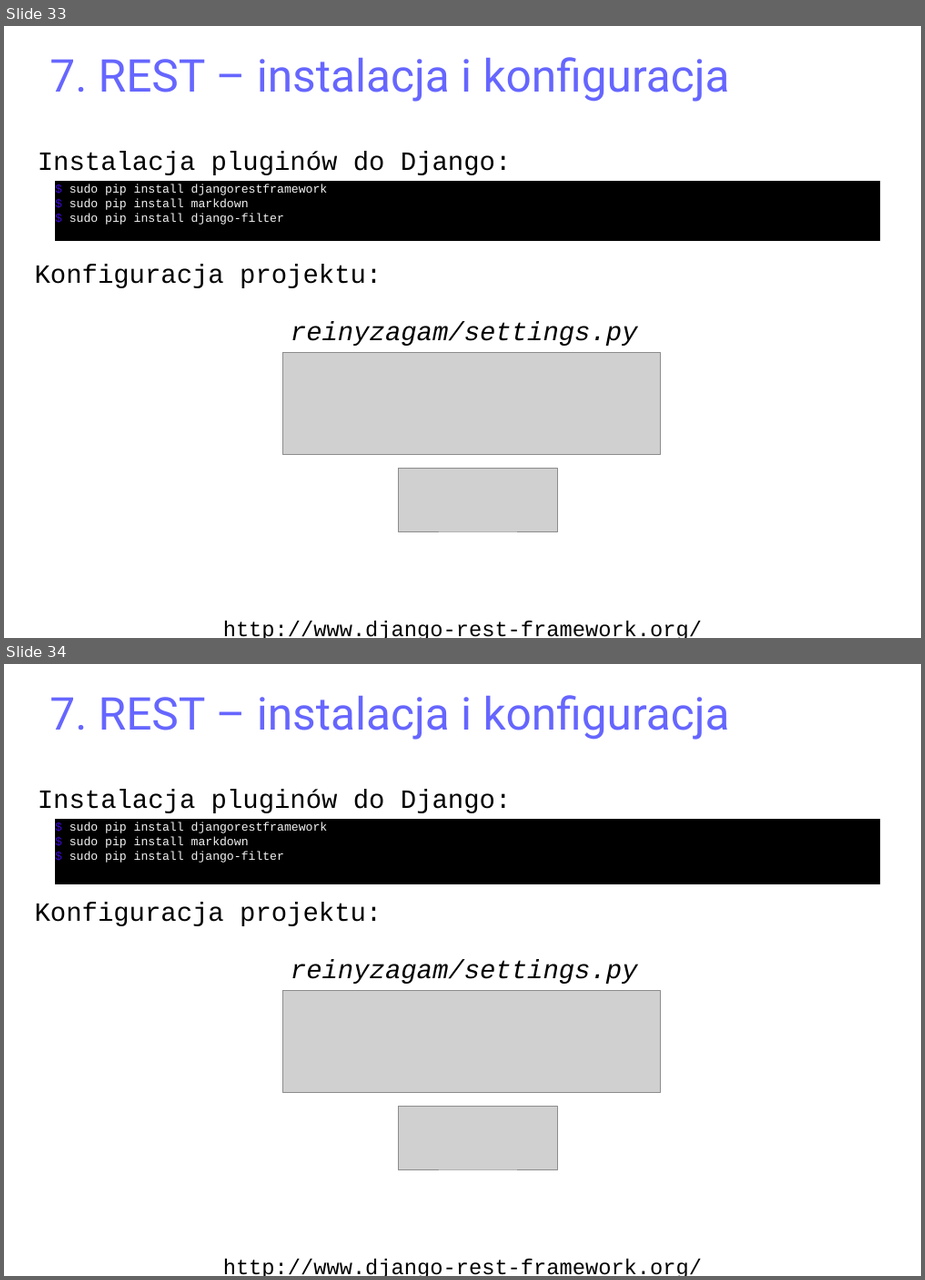
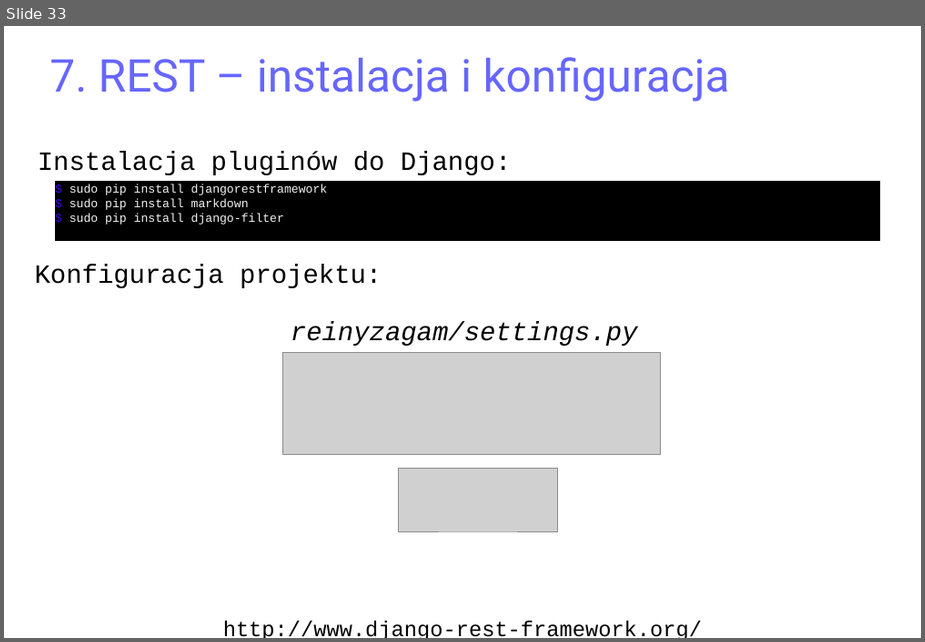
Before and after one commit to matulik/reinyzagam, a slide deck: Docs/presentation.odp. Shown one above the other, each under a label of ours: slides 33 and 34 before the commit, slide 33 after it. The pictures are 925x1280 and 925x642 pixels, drawn with LibreOffice and Linux fonts; fonts in the diff are those of the drawing; grey boxes stand for pictures. Boxes give left, top, right and bottom in pixels: in the first picture for what was removed or moved away, otherwise in the second. Text is boxed around its words. In the diff, an @@ line names an element or a change of style, - is before the commit and + after.

Commit message:
REST DOC updated

```diff
--- a/Docs/presentation.odp
+++ b/Docs/presentation.odp
@@ slide 34 removed at (4, 664, 921, 1276), background #FFFFFF @@
@@ title removed at (50, 695, 730, 740) @@
-7. REST – instalacja i konfiguracja
@@ text removed at (38, 789, 511, 813) @@
-Instalacja pluginów do Django:
@@ rectangle removed at (55, 819, 880, 884) @@
-$ sudo pip install djangorestframework
-$ sudo pip install markdown
-$ sudo pip install django-filter
@@ text removed at (35, 902, 382, 926) @@
-Konfiguracja projektu:
@@ text removed at (291, 959, 638, 983) @@
-reinyzagam/settings.py
@@ picture removed at (282, 990, 661, 1092) @@
@@ picture removed at (398, 1106, 558, 1170) @@
@@ text removed at (223, 1258, 702, 1276) @@
-http://www.django-rest-framework.org/
```
Also in this commit, not shown: 5 slides changed, 6 slides added, 1 other slide removed, 3 other files.
